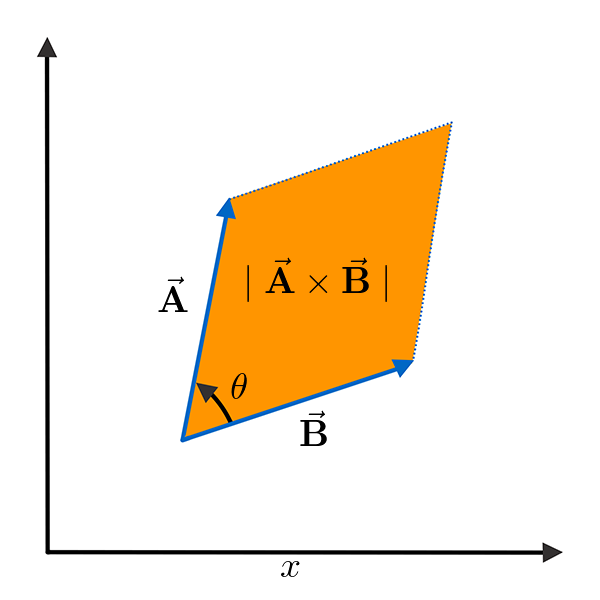
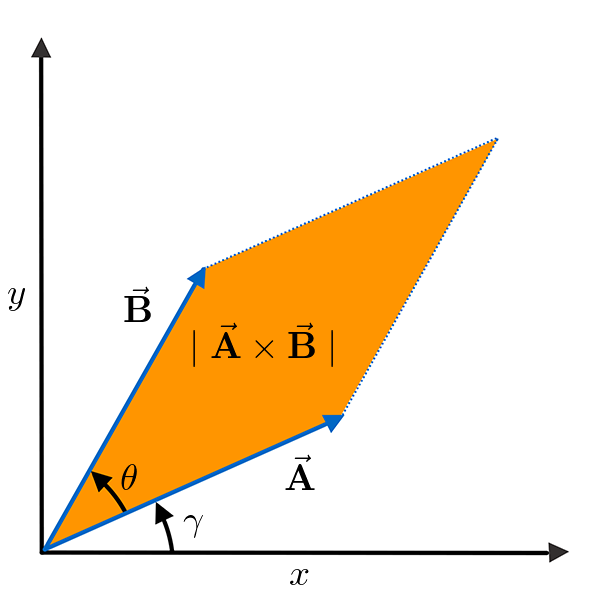
Before/after of a 600x600 layered artwork. What changed in the layer stack:
renamed "Layer 4" to "Layer 7", moved it above "Layer 8", painted on it over <box>158,257,387,585</box>
renamed "Layer 5" to "Layer 8", painted on it over <box>8,288,300,577</box>
added layer "Layer 6" above "Figure" over <box>121,286,333,538</box>
renamed "Plot" to "Figure", painted on it over <box>31,37,569,569</box>
